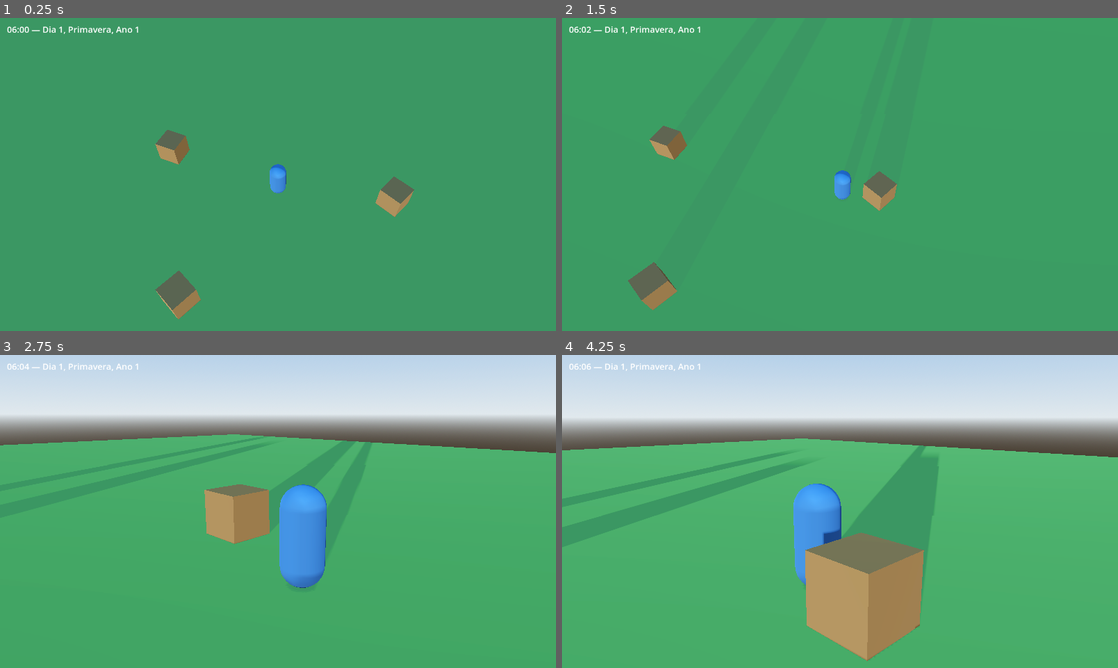
Above: before the commit, frames 1-4 (two rows, left to right).
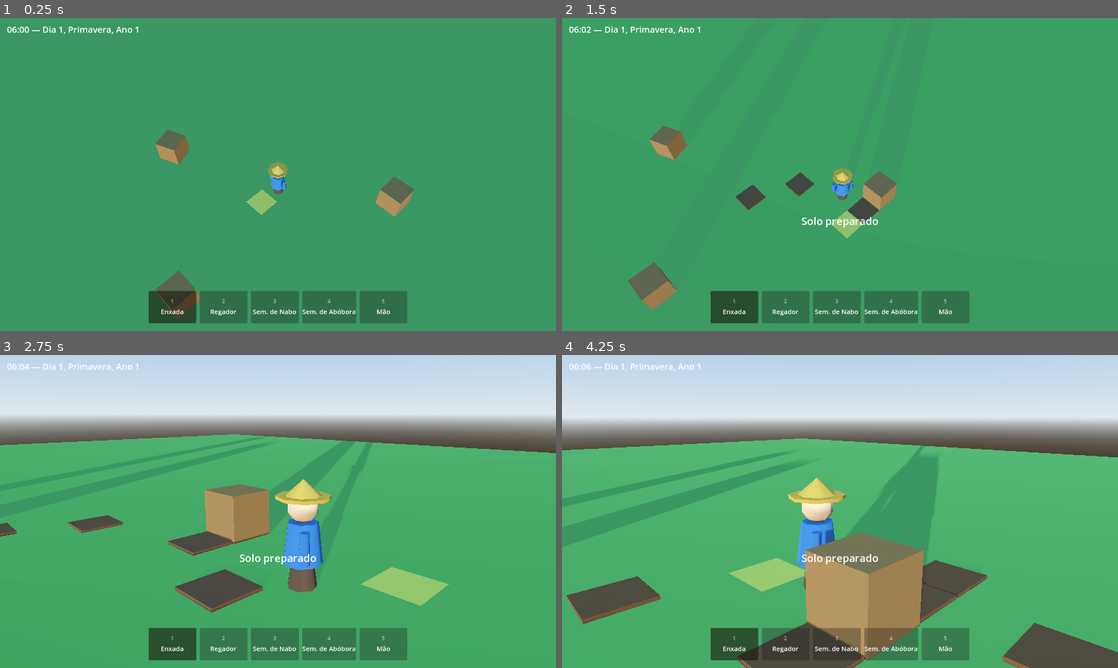
Above: after the commit, the same moments.

Repository: metanoide-ic/pack-invaders
Game: Godot game, scene res://scenes/main.tscn
The game is run twice, just before and just after one commit, with the same random seed, the same clock (stepped at 60 frames per second) and the same inputs.
Inputs (mouse positions are in pixels of both pictures, inside the frame that each line leads up to):
- Up to frame 1 (0.25 s): no input
- Up to frame 2 (1.5 s): tap Enter at 0.5 s; move the mouse to (962, 158) at 0.52 s; hold D (move_right) 0.53-1.28 s; hold E (interact) 0.53-1.28 s; click (962, 158) at 0.67 s; move the mouse to (728, 190) at 1.27 s; hold S (move_back) from 1.28 s (still down); tap E (interact) at 1.35 s; click (728, 190) at 1.42 s
- Up to frame 3 (2.75 s): move the mouse to (333, 442) at 2.02 s; release S (move_back) at 2.03 s; hold D (move_right) from 2.03 s (still down); hold V (toggle_camera) from 2.03 s (still down); click (333, 442) at 2.17 s; tap E (interact) at 2.3 s
- Up to frame 4 (4.25 s): move the mouse to (812, 574) at 2.77 s; release D (move_right) at 2.78 s; release V (toggle_camera) at 2.78 s; hold W (move_forward) 2.78-3.53 s; tap E (interact) at 2.85 s; click (812, 574) at 2.92 s; move the mouse to (1006, 558) at 3.52 s; hold A (move_left) from 3.53 s (still down); hold E (interact) from 3.53 s (still down); click (1006, 558) at 3.67 s

The runs differ from the first frame. In frame 1, 4.9% of the frame differs, in the area x 26-74%, y 46-98%; in frame 2, 5.8%; in frame 3, 9.6%; in frame 4, 12%, in the area x 0-100%, y 28-100%.

Commit message:
Implementa loop de farming, hotbar e fazendeiro low-poly
- FarmGrid: preparar solo com enxada, plantar (nabo 3 dias, abóbora 6),
  regar, crescimento por dia regado via GameClock e colheita
- Player: hotbar de 5 ferramentas (teclas 1-5 e roda do mouse), interação
  com E/clique esquerdo na célula à frente (com marcador de alvo)
- HUD: hotbar, inventário de colheitas e mensagens rápidas
- Personagem low-poly (chapéu de palha, camisa, calça) no lugar da cápsula
- tests/farm_test.gd: teste de fumaça headless do ciclo completo

Co-Authored-By: Claude Fable 5 <noreply@anthropic.com>
Claude-Session: https://claude.ai/code/session_015CeQuS2gT9rzqChbHnMAxe

Diff:
--- a/nucleo/game/project.godot
+++ b/nucleo/game/project.godot
@@ -53,6 +53,32 @@
 interact={
 "deadzone": 0.5,
 "events": [Object(InputEventKey,"resource_local_to_scene":false,"resource_name":"","device":-1,"window_id":0,"alt_press …(192 unchanged characters)…
+, Object(InputEventMouseButton,"resource_local_to_scene":false,"resource_name":"","device":-1,"window_id":0,"alt_pressed":false,"shift_pressed":false,"ctrl_pressed":false,"meta_pressed":false,"button_mask":0,"position":Vector2(0, 0),"global_position":Vector2(0, 0),"factor":1.0,"button_index":1,"canceled":false,"pressed":false,"double_click":false,"script":null)
+]
+}
+slot_1={
+"deadzone": 0.5,
+"events": [Object(InputEventKey,"resource_local_to_scene":false,"resource_name":"","device":-1,"window_id":0,"alt_pressed":false,"shift_pressed":false,"ctrl_pressed":false,"meta_pressed":false,"pressed":false,"keycode":0,"physical_keycode":49,"key_label":0,"unicode":49,"location":0,"echo":false,"script":null)
+]
+}
+slot_2={
+"deadzone": 0.5,
+"events": [Object(InputEventKey,"resource_local_to_scene":false,"resource_name":"","device":-1,"window_id":0,"alt_pressed":false,"shift_pressed":false,"ctrl_pressed":false,"meta_pressed":false,"pressed":false,"keycode":0,"physical_keycode":50,"key_label":0,"unicode":50,"location":0,"echo":false,"script":null)
+]
+}
+slot_3={
+"deadzone": 0.5,
+"events": [Object(InputEventKey,"resource_local_to_scene":false,"resource_name":"","device":-1,"window_id":0,"alt_pressed":false,"shift_pressed":false,"ctrl_pressed":false,"meta_pressed":false,"pressed":false,"keycode":0,"physical_keycode":51,"key_label":0,"unicode":51,"location":0,"echo":false,"script":null)
+]
+}
+slot_4={
+"deadzone": 0.5,
+"events": [Object(InputEventKey,"resource_local_to_scene":false,"resource_name":"","device":-1,"window_id":0,"alt_pressed":false,"shift_pressed":false,"ctrl_pressed":false,"meta_pressed":false,"pressed":false,"keycode":0,"physical_keycode":52,"key_label":0,"unicode":52,"location":0,"echo":false,"script":null)
+]
+}
+slot_5={
+"deadzone": 0.5,
+"events": [Object(InputEventKey,"resource_local_to_scene":false,"resource_name":"","device":-1,"window_id":0,"alt_pressed":false,"shift_pressed":false,"ctrl_pressed":false,"meta_pressed":false,"pressed":false,"keycode":0,"physical_keycode":53,"key_label":0,"unicode":53,"location":0,"echo":false,"script":null)
 ]
 }
 
--- a/nucleo/game/scenes/main.tscn
+++ b/nucleo/game/scenes/main.tscn
@@ -1,7 +1,9 @@
-[gd_scene load_steps=12 format=3]
+[gd_scene load_steps=14 format=3]
 
 [ext_resource type="Script" path="res://scripts/main.gd" id="1_main"]
 [ext_resource type="PackedScene" path="res://scenes/player.tscn" id="2_player"]
+[ext_resource type="Script" path="res://scripts/farm_grid.gd" id="3_farm"]
+[ext_resource type="Script" path="res://scripts/hud.gd" id="4_hud"]
 
 [sub_resource type="ProceduralSkyMaterial" id="sky_mat"]
 sky_top_color = Color(0.35, 0.55, 0.8, 1)
@@ -57,6 +59,9 @@
 [node name="Collision" type="CollisionShape3D" parent="Ground"]
 shape = SubResource("ground_shape")
 
+[node name="FarmGrid" type="Node3D" parent="."]
+script = ExtResource("3_farm")
+
 [node name="Crates" type="Node3D" parent="."]
 
 [node name="Crate1" type="StaticBody3D" parent="Crates"]
@@ -92,6 +97,7 @@
 [node name="Player" parent="." instance=ExtResource("2_player")]
 
 [node name="HUD" type="CanvasLayer" parent="."]
+script = ExtResource("4_hud")
 
 [node name="ClockLabel" type="Label" parent="HUD"]
 offset_left = 16.0
--- a/nucleo/game/scenes/player.tscn
+++ b/nucleo/game/scenes/player.tscn
@@ -7,12 +7,45 @@
 radius = 0.35
 height = 1.6
 
-[sub_resource type="CapsuleMesh" id="capsule_mesh"]
-radius = 0.35
-height = 1.6
+[sub_resource type="StandardMaterial3D" id="shirt_mat"]
+albedo_color = Color(0.24, 0.44, 0.71, 1)
+roughness = 1.0
 
-[sub_resource type="StandardMaterial3D" id="body_mat"]
-albedo_color = Color(0.24, 0.44, 0.71, 1)
+[sub_resource type="StandardMaterial3D" id="skin_mat"]
+albedo_color = Color(0.94, 0.77, 0.6, 1)
+roughness = 1.0
+
+[sub_resource type="StandardMaterial3D" id="hat_mat"]
+albedo_color = Color(0.85, 0.65, 0.25, 1)
+roughness = 1.0
+
+[sub_resource type="StandardMaterial3D" id="pants_mat"]
+albedo_color = Color(0.35, 0.27, 0.2, 1)
+roughness = 1.0
+
+[sub_resource type="CylinderMesh" id="torso_mesh"]
+top_radius = 0.24
+bottom_radius = 0.32
+height = 0.65
+radial_segments = 7
+
+[sub_resource type="SphereMesh" id="head_mesh"]
+radius = 0.24
+height = 0.48
+radial_segments = 8
+rings = 4
+
+[sub_resource type="CylinderMesh" id="hat_mesh"]
+top_radius = 0.0
+bottom_radius = 0.3
+height = 0.26
+radial_segments = 7
+
+[sub_resource type="CylinderMesh" id="brim_mesh"]
+top_radius = 0.42
+bottom_radius = 0.42
+height = 0.05
+radial_segments = 8
 
 [node name="Player" type="CharacterBody3D"]
 script = ExtResource("1_player")
@@ -23,10 +56,40 @@
 
 [node name="Mesh" type="Node3D" parent="."]
 
-[node name="Body" type="MeshInstance3D" parent="Mesh"]
-transform = Transform3D(1, 0, 0, 0, 1, 0, 0, 0, 1, 0, 0.8, 0)
-mesh = SubResource("capsule_mesh")
-surface_material_override/0 = SubResource("body_mat")
+[node name="Legs" type="MeshInstance3D" parent="Mesh"]
+transform = Transform3D(0.75, 0, 0, 0, 0.62, 0, 0, 0, 0.75, 0, 0.2, 0)
+mesh = SubResource("torso_mesh")
+surface_material_override/0 = SubResource("pants_mat")
+
+[node name="Torso" type="MeshInstance3D" parent="Mesh"]
+transform = Transform3D(1, 0, 0, 0, 1, 0, 0, 0, 1, 0, 0.72, 0)
+mesh = SubResource("torso_mesh")
+surface_material_override/0 = SubResource("shirt_mat")
+
+[node name="Head" type="MeshInstance3D" parent="Mesh"]
+transform = Transform3D(1, 0, 0, 0, 1, 0, 0, 0, 1, 0, 1.26, 0)
+mesh = SubResource("head_mesh")
+surface_material_override/0 = SubResource("skin_mat")
+
+[node name="HatBrim" type="MeshInstance3D" parent="Mesh"]
+transform = Transform3D(1, 0, 0, 0, 1, 0, 0, 0, 1, 0, 1.42, 0)
+mesh = SubResource("brim_mesh")
+surface_material_override/0 = SubResource("hat_mat")
+
+[node name="HatTop" type="MeshInstance3D" parent="Mesh"]
+transform = Transform3D(1, 0, 0, 0, 1, 0, 0, 0, 1, 0, 1.56, 0)
+mesh = SubResource("hat_mesh")
+surface_material_override/0 = SubResource("hat_mat")
+
+[node name="ArmL" type="MeshInstance3D" parent="Mesh"]
+transform = Transform3D(0.28, 0, 0, 0, 0.75, 0, 0, 0, 0.28, -0.38, 0.74, 0)
+mesh = SubResource("torso_mesh")
+surface_material_override/0 = SubResource("shirt_mat")
+
+[node name="ArmR" type="MeshInstance3D" parent="Mesh"]
+transform = Transform3D(0.28, 0, 0, 0, 0.75, 0, 0, 0, 0.28, 0.38, 0.74, 0)
+mesh = SubResource("torso_mesh")
+surface_material_override/0 = SubResource("shirt_mat")
 
 [node name="CameraRig" type="Node3D" parent="."]
 script = ExtResource("2_camrig")
--- /dev/null
+++ b/nucleo/game/scripts/farm_grid.gd
@@ -0,0 +1,146 @@
+class_name FarmGrid
+extends Node3D
+## Grade de cultivo: preparar solo (enxada), plantar, regar, crescer com os
+## dias do GameClock e colher. Células de 1×1 m centradas em coordenadas
+## inteiras do mundo.
+
+signal crop_harvested(crop_id: String, crop_name: String)
+
+const AREA_HALF := 28  # limite da área cultivável (metade do terreno)
+
+const CROPS := {
+	"turnip": {"name": "Nabo", "grow_days": 3, "color": Color(0.93, 0.9, 0.85)},
+	"pumpkin": {"name": "Abóbora", "grow_days": 6, "color": Color(0.91, 0.53, 0.2)},
+}
+
+var _cells := {}  # Vector2i -> {watered, crop, days, soil, plant}
+
+var _soil_mesh: BoxMesh
+var _soil_dry: StandardMaterial3D
+var _soil_wet: StandardMaterial3D
+var _sprout_mesh: CylinderMesh
+var _sprout_mat: StandardMaterial3D
+var _mature_meshes := {}  # crop_id -> Mesh
+
+
+func _ready() -> void:
+	add_to_group("farm_grid")
+
+	_soil_mesh = BoxMesh.new()
+	_soil_mesh.size = Vector3(0.95, 0.08, 0.95)
+	_soil_dry = _make_mat(Color(0.45, 0.31, 0.2))
+	_soil_wet = _make_mat(Color(0.29, 0.19, 0.12))
+
+	_sprout_mesh = CylinderMesh.new()
+	_sprout_mesh.top_radius = 0.0
+	_sprout_mesh.bottom_radius = 0.16
+	_sprout_mesh.height = 0.4
+	_sprout_mesh.radial_segments = 6
+	_sprout_mat = _make_mat(Color(0.29, 0.62, 0.27))
+
+	for crop_id: String in CROPS:
+		var sphere := SphereMesh.new()
+		sphere.radius = 0.26
+		sphere.height = 0.52
+		sphere.radial_segments = 10
+		sphere.rings = 5
+		sphere.material = _make_mat(CROPS[crop_id].color)
+		_mature_meshes[crop_id] = sphere
+
+	var clock := get_node_or_null("/root/GameClock")
+	if clock != null:
+		clock.day_changed.connect(_on_day_changed)
+
+
+func world_to_cell(pos: Vector3) -> Vector2i:
+	return Vector2i(roundi(pos.x), roundi(pos.z))
+
+
+## Aplica a ferramenta na célula. Retorna uma mensagem para o HUD ("" = nada).
+func use_tool(tool_id: String, cell: Vector2i) -> String:
+	if absi(cell.x) > AREA_HALF or absi(cell.y) > AREA_HALF:
+		return ""
+	var c: Dictionary = _cells.get(cell, {})
+
+	# Colheita acontece com qualquer ferramenta.
+	if not c.is_empty() and c.crop != "" and c.days >= CROPS[c.crop].grow_days:
+		var id: String = c.crop
+		c.crop = ""
+		c.days = 0
+		_refresh(cell)
+		crop_harvested.emit(id, CROPS[id].name)
+		return "Você colheu: %s!" % CROPS[id].name
+
+	match tool_id:
+		"hoe":
+			if c.is_empty():
+				_till(cell)
+				return "Solo preparado"
+		"can":
+			if not c.is_empty() and not c.watered:
+				c.watered = true
+				_refresh(cell)
+				return "Regado"
+		"seed_turnip", "seed_pumpkin":
+			var crop_id := tool_id.trim_prefix("seed_")
+			if not c.is_empty() and c.crop == "":
+				c.crop = crop_id
+				c.days = 0
+				_refresh(cell)
+				return "Você plantou: %s" % CROPS[crop_id].name
+	return ""
+
+
+func _till(cell: Vector2i) -> void:
+	var soil := MeshInstance3D.new()
+	soil.mesh = _soil_mesh
+	soil.material_override = _soil_dry
+	soil.position = Vector3(cell.x, 0.02, cell.y)
+	add_child(soil)
+
+	var plant := MeshInstance3D.new()
+	plant.position = Vector3(cell.x, 0.06, cell.y)
+	plant.visible = false
+	add_child(plant)
+
+	_cells[cell] = {"watered": false, "crop": "", "days": 0, "soil": soil, "plant": plant}
+
+
+func _refresh(cell: Vector2i) -> void:
+	var c: Dictionary = _cells[cell]
+	var soil: MeshInstance3D = c.soil
+	var plant: MeshInstance3D = c.plant
+	soil.material_override = _soil_wet if c.watered else _soil_dry
+
+	if c.crop == "":
+		plant.visible = false
+		return
+	plant.visible = true
+	var grow_days: int = CROPS[c.crop].grow_days
+	if c.days >= grow_days:
+		plant.mesh = _mature_meshes[c.crop]
+		plant.material_override = null
+		plant.position.y = 0.32
+		plant.scale = Vector3.ONE
+	else:
+		var progress := float(c.days) / float(grow_days)
+		plant.mesh = _sprout_mesh
+		plant.material_override = _sprout_mat
+		plant.position.y = 0.06
+		plant.scale = Vector3.ONE * (0.35 + 0.65 * progress)
+
+
+func _on_day_changed(_day: int, _season: int) -> void:
+	for cell: Vector2i in _cells:
+		var c: Dictionary = _cells[cell]
+		if c.crop != "" and c.watered:
+			c.days += 1
+		c.watered = false
+		_refresh(cell)
+
+
+func _make_mat(color: Color) -> StandardMaterial3D:
+	var mat := StandardMaterial3D.new()
+	mat.albedo_color = color
+	mat.roughness = 1.0
+	return mat
--- /dev/null
+++ b/nucleo/game/scripts/hud.gd
@@ -0,0 +1,100 @@
+extends CanvasLayer
+## HUD: relógio, hotbar de ferramentas, inventário e mensagens rápidas.
+
+const SLOT_NORMAL := Color(1, 1, 1, 0.55)
+const SLOT_SELECTED := Color(1.0, 0.85, 0.4, 1.0)
+
+var _slots: Array[PanelContainer] = []
+var _inv_label: Label
+var _toast: Label
+var _toast_tween: Tween
+
+@onready var clock_label: Label = $ClockLabel
+
+
+func setup(player: Player) -> void:
+	_build(player)
+	player.tool_changed.connect(_on_tool_changed)
+	player.inventory_changed.connect(_on_inventory_changed)
+	player.notified.connect(_show_toast)
+	_on_tool_changed(player.selected_tool)
+	_on_inventory_changed(player.inventory)
+
+
+func _build(player: Player) -> void:
+	var root := Control.new()
+	root.set_anchors_preset(Control.PRESET_FULL_RECT)
+	root.mouse_filter = Control.MOUSE_FILTER_IGNORE
+	add_child(root)
+
+	var bar := HBoxContainer.new()
+	bar.alignment = BoxContainer.ALIGNMENT_CENTER
+	bar.set_anchors_preset(Control.PRESET_BOTTOM_WIDE)
+	bar.offset_top = -92.0
+	bar.offset_bottom = -18.0
+	bar.add_theme_constant_override("separation", 8)
+	bar.mouse_filter = Control.MOUSE_FILTER_IGNORE
+	root.add_child(bar)
+
+	for i in player.TOOLS.size():
+		var slot := PanelContainer.new()
+		slot.custom_minimum_size = Vector2(110, 0)
+		var box := VBoxContainer.new()
+		box.alignment = BoxContainer.ALIGNMENT_CENTER
+		var key := Label.new()
+		key.text = str(i + 1)
+		key.horizontal_alignment = HORIZONTAL_ALIGNMENT_CENTER
+		key.add_theme_font_size_override("font_size", 12)
+		key.modulate = Color(1, 1, 1, 0.6)
+		var name_label := Label.new()
+		name_label.text = player.TOOLS[i].name
+		name_label.horizontal_alignment = HORIZONTAL_ALIGNMENT_CENTER
+		name_label.add_theme_font_size_override("font_size", 15)
+		box.add_child(key)
+		box.add_child(name_label)
+		slot.add_child(box)
+		bar.add_child(slot)
+		_slots.append(slot)
+
+	_inv_label = Label.new()
+	_inv_label.set_anchors_preset(Control.PRESET_TOP_RIGHT)
+	_inv_label.offset_left = -420.0
+	_inv_label.offset_top = 12.0
+	_inv_label.offset_right = -16.0
+	_inv_label.offset_bottom = 40.0
+	_inv_label.horizontal_alignment = HORIZONTAL_ALIGNMENT_RIGHT
+	_inv_label.add_theme_font_size_override("font_size", 20)
+	root.add_child(_inv_label)
+
+	_toast = Label.new()
+	_toast.set_anchors_preset(Control.PRESET_CENTER)
+	_toast.offset_left = -300.0
+	_toast.offset_right = 300.0
+	_toast.offset_top = 90.0
+	_toast.offset_bottom = 130.0
+	_toast.horizontal_alignment = HORIZONTAL_ALIGNMENT_CENTER
+	_toast.add_theme_font_size_override("font_size", 24)
+	_toast.modulate.a = 0.0
+	root.add_child(_toast)
+
+
+func _on_tool_changed(index: int) -> void:
+	for i in _slots.size():
+		_slots[i].self_modulate = SLOT_SELECTED if i == index else SLOT_NORMAL
+
+
+func _on_inventory_changed(inventory: Dictionary) -> void:
+	var parts: Array[String] = []
+	for item_name: String in inventory:
+		parts.append("%s × %d" % [item_name, inventory[item_name]])
+	_inv_label.text = "  ·  ".join(parts)
+
+
+func _show_toast(text: String) -> void:
+	_toast.text = text
+	if _toast_tween != null:
+		_toast_tween.kill()
+	_toast.modulate.a = 1.0
+	_toast_tween = create_tween()
+	_toast_tween.tween_interval(1.2)
+	_toast_tween.tween_property(_toast, "modulate:a", 0.0, 0.6)
--- a/nucleo/game/scripts/main.gd
+++ b/nucleo/game/scripts/main.gd
@@ -1,8 +1,13 @@
 extends Node3D
-## Cena inicial: gira o sol conforme o relógio do jogo e atualiza o HUD.
+## Cena inicial: gira o sol conforme o relógio do jogo e conecta o HUD.
 
 @onready var sun: DirectionalLight3D = $Sun
-@onready var clock_label: Label = $HUD/ClockLabel
+@onready var hud: CanvasLayer = $HUD
+@onready var player: Player = $Player
+
+
+func _ready() -> void:
+	hud.setup(player)
 
 
 func _process(_delta: float) -> void:
@@ -10,4 +15,4 @@
 	var t: float = GameClock.time_of_day / 24.0
 	sun.rotation.x = -TAU * (t - 0.25)
 	sun.light_energy = clampf(sin((t - 0.25) * TAU) * 1.4 + 0.2, 0.05, 1.4)
-	clock_label.text = GameClock.clock_text()
+	hud.clock_label.text = GameClock.clock_text()
--- a/nucleo/game/scripts/player.gd
+++ b/nucleo/game/scripts/player.gd
@@ -1,13 +1,55 @@
 class_name Player
 extends CharacterBody3D
-## Controle do personagem: movimento relativo à câmera, com gravidade.
+## Controle do personagem: movimento relativo à câmera, hotbar de ferramentas
+## e interação com a célula de cultivo à frente.
+
+signal tool_changed(index: int)
+signal inventory_changed(inventory: Dictionary)
+signal notified(text: String)
+
+const TOOLS := [
+	{"id": "hoe", "name": "Enxada"},
+	{"id": "can", "name": "Regador"},
+	{"id": "seed_turnip", "name": "Sem. de Nabo"},
+	{"id": "seed_pumpkin", "name": "Sem. de Abóbora"},
+	{"id": "hand", "name": "Mão"},
+]
 
 const WALK_SPEED := 4.5
 const ACCELERATION := 12.0
 const ROTATION_SPEED := 10.0
+const REACH := 1.15
+
+var selected_tool := 0
+var inventory := {}  # nome do item -> quantidade
+
+var _farm: FarmGrid
+var _marker: MeshInstance3D
 
 @onready var camera_rig: Node3D = $CameraRig
 @onready var mesh: Node3D = $Mesh
+
+
+func _ready() -> void:
+	_farm = get_tree().get_first_node_in_group("farm_grid")
+	if _farm != null:
+		_farm.crop_harvested.connect(_on_crop_harvested)
+	_make_marker()
+
+
+func _unhandled_input(event: InputEvent) -> void:
+	if event.is_action_pressed("interact"):
+		_use_tool()
+		return
+	for i in TOOLS.size():
+		if event.is_action_pressed("slot_%d" % (i + 1)):
+			_select(i)
+			return
+	if event is InputEventMouseButton and event.pressed:
+		if event.button_index == MOUSE_BUTTON_WHEEL_DOWN:
+			_select((selected_tool + 1) % TOOLS.size())
+		elif event.button_index == MOUSE_BUTTON_WHEEL_UP:
+			_select((selected_tool - 1 + TOOLS.size()) % TOOLS.size())
 
 
 func _physics_process(delta: float) -> void:
@@ -27,3 +69,52 @@
 		mesh.rotation.y = lerp_angle(mesh.rotation.y, target_angle, ROTATION_SPEED * delta)
 
 	move_and_slide()
+	_update_marker()
+
+
+func _target_cell() -> Vector2i:
+	var facing := Vector3(sin(mesh.rotation.y), 0.0, cos(mesh.rotation.y))
+	return _farm.world_to_cell(global_position + facing * REACH)
+
+
+func _use_tool() -> void:
+	if _farm == null:
+		return
+	var message: String = _farm.use_tool(TOOLS[selected_tool].id, _target_cell())
+	if message != "":
+		notified.emit(message)
+
+
+func _select(index: int) -> void:
+	if index == selected_tool:
+		return
+	selected_tool = index
+	tool_changed.emit(index)
+
+
+func _on_crop_harvested(_crop_id: String, crop_name: String) -> void:
+	inventory[crop_name] = inventory.get(crop_name, 0) + 1
+	inventory_changed.emit(inventory)
+
+
+func _make_marker() -> void:
+	_marker = MeshInstance3D.new()
+	var plane := PlaneMesh.new()
+	plane.size = Vector2(0.95, 0.95)
+	var mat := StandardMaterial3D.new()
+	mat.albedo_color = Color(1.0, 0.95, 0.4, 0.3)
+	mat.transparency = BaseMaterial3D.TRANSPARENCY_ALPHA
+	mat.shading_mode = BaseMaterial3D.SHADING_MODE_UNSHADED
+	plane.material = mat
+	_marker.mesh = plane
+	_marker.top_level = true
+	add_child(_marker)
+
+
+func _update_marker() -> void:
+	if _farm == null:
+		_marker.visible = false
+		return
+	var cell := _target_cell()
+	_marker.global_position = Vector3(cell.x, 0.1, cell.y)
+	_marker.global_rotation = Vector3.ZERO
--- /dev/null
+++ b/nucleo/game/tests/farm_test.gd
@@ -0,0 +1,39 @@
+extends SceneTree
+## Teste de fumaça do loop de farming (roda sem janela):
+##   godot --headless --script res://tests/farm_test.gd
+
+func _initialize() -> void:
+	var farm: Node3D = load("res://scripts/farm_grid.gd").new()
+	root.add_child(farm)
+	if not farm.is_node_ready():
+		farm._ready()  # em modo --script o _ready não roda automaticamente
+
+	var harvested: Array[String] = []
+	farm.crop_harvested.connect(func(id: String, _n: String) -> void: harvested.append(id))
+
+	var cell := Vector2i(0, 0)
+	assert(farm.use_tool("hoe", cell) == "Solo preparado")
+	assert(farm.use_tool("hoe", cell) == "", "enxada em solo já preparado não faz nada")
+	assert(farm.use_tool("seed_turnip", cell) == "Você plantou: Nabo")
+	assert(farm.use_tool("seed_pumpkin", cell) == "", "célula ocupada não aceita outra semente")
+	assert(farm.use_tool("can", cell) == "Regado")
+
+	# Nabo leva 3 dias regados para amadurecer.
+	for i in 2:
+		farm._on_day_changed(i + 2, 0)
+		assert(farm.use_tool("hand", cell) == "", "ainda não amadureceu")
+		assert(farm.use_tool("can", cell) == "Regado")
+	farm._on_day_changed(4, 0)
+
+	assert(farm.use_tool("hand", cell) == "Você colheu: Nabo!")
+	assert(harvested == ["turnip"])
+	assert(farm.use_tool("seed_pumpkin", cell) == "Você plantou: Abóbora",
+			"célula colhida aceita novo plantio")
+
+	# Sem rega, não cresce.
+	farm._on_day_changed(5, 0)
+	farm._on_day_changed(6, 0)
+	assert(farm._cells[cell].days == 0, "planta sem rega não deve crescer")
+
+	print("farm_test OK")
+	quit(0)
Not shown: 1 places in nucleo/game/scenes/player.tscn that only renumber resources
